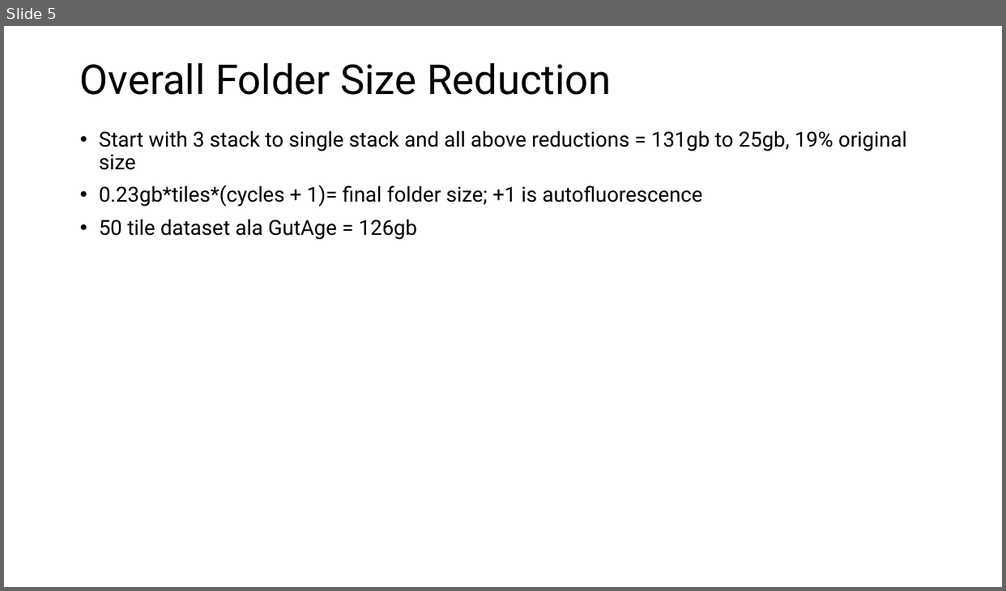
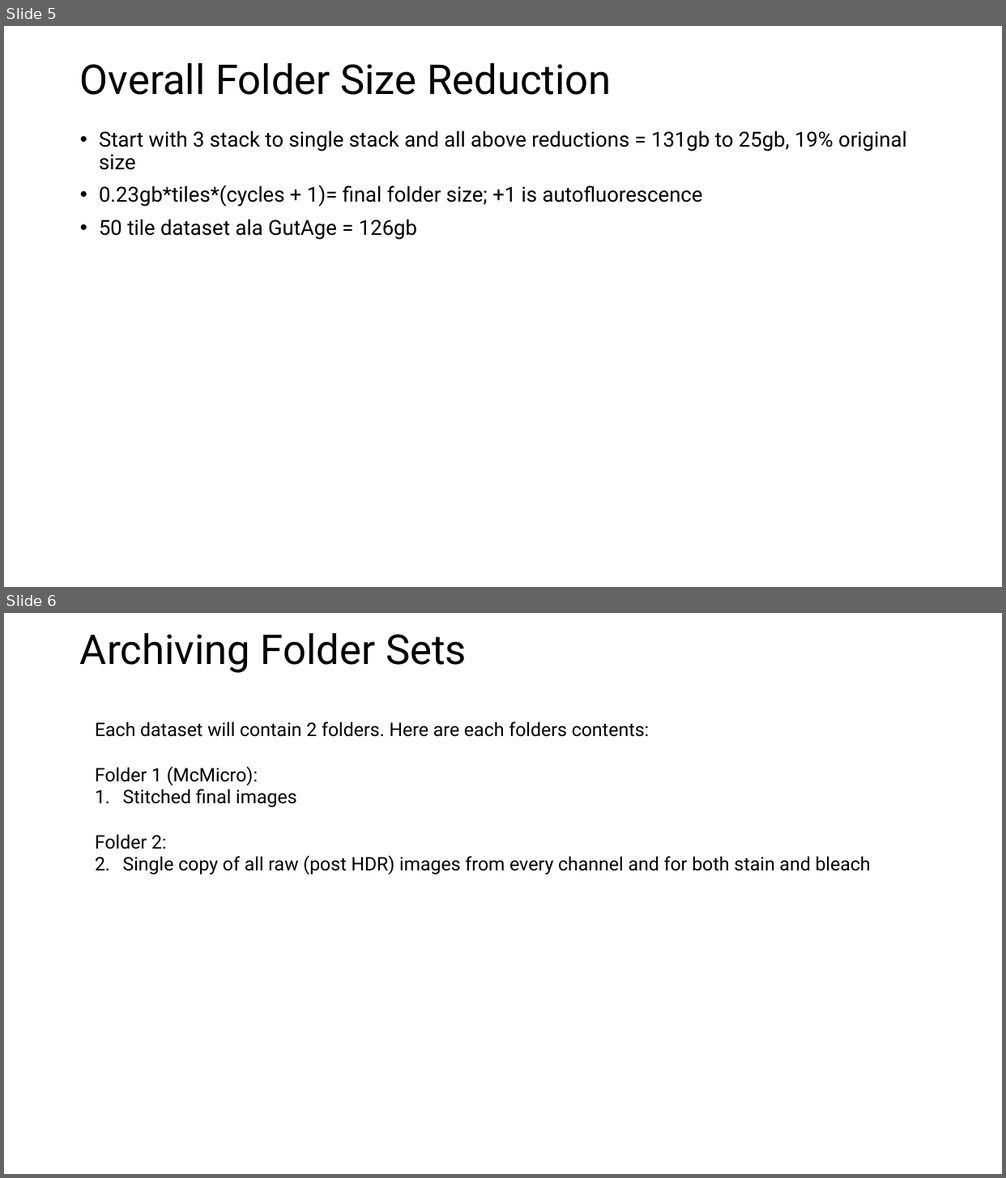
Before and after one commit to mdanderson03/SpectrePlex, a slide deck: Presentation/Compressing Folder Sets.pptx. Shown one above the other, each under a label of ours: slide 5 before the commit, slides 5 and 6 after it. The pictures are 1006x591 and 1006x1178 pixels, drawn with LibreOffice and Linux fonts; fonts in the diff are those of the drawing. Boxes give left, top, right and bottom in pixels: in the first picture for what was removed or moved away, otherwise in the second. Text is boxed around its words. In the diff, an @@ line names an element or a change of style, - is before the commit and + after.

```diff
--- a/Presentation/Compressing Folder Sets.pptx
+++ b/Presentation/Compressing Folder Sets.pptx
@@ slide 6 added at box(4, 613, 1002, 1174), background #FFFFFF @@
@@ title added at box(80, 633, 467, 673), 39.6 pt, text #000000 @@
+Archiving Folder Sets
@@ text added at box(95, 722, 871, 875), 18 pt, text #000000 @@
+Each dataset will contain 2 folders. Here are each folders contents:
+Folder 1 (McMicro):
+1. Stitched final images
+Folder 2:
+1. Single copy of all raw (post HDR) images from every channel and for both stain and bleach
```
Also in this commit, not shown: 1 slide removed, 1 other file.
